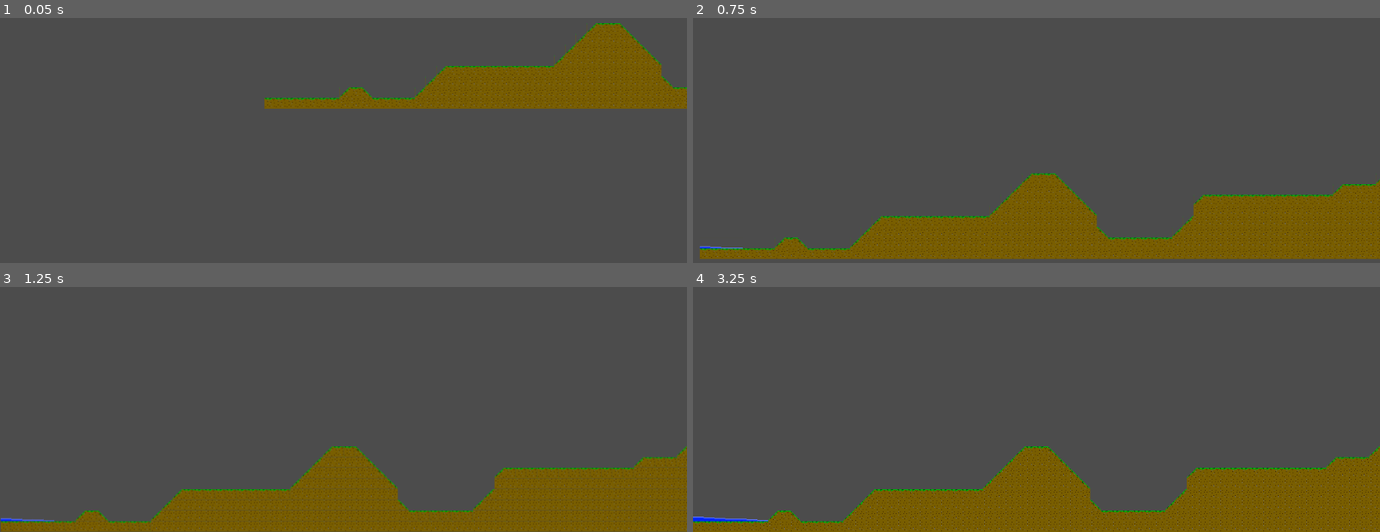
Above: before the commit, frames 1-4 (two rows, left to right).
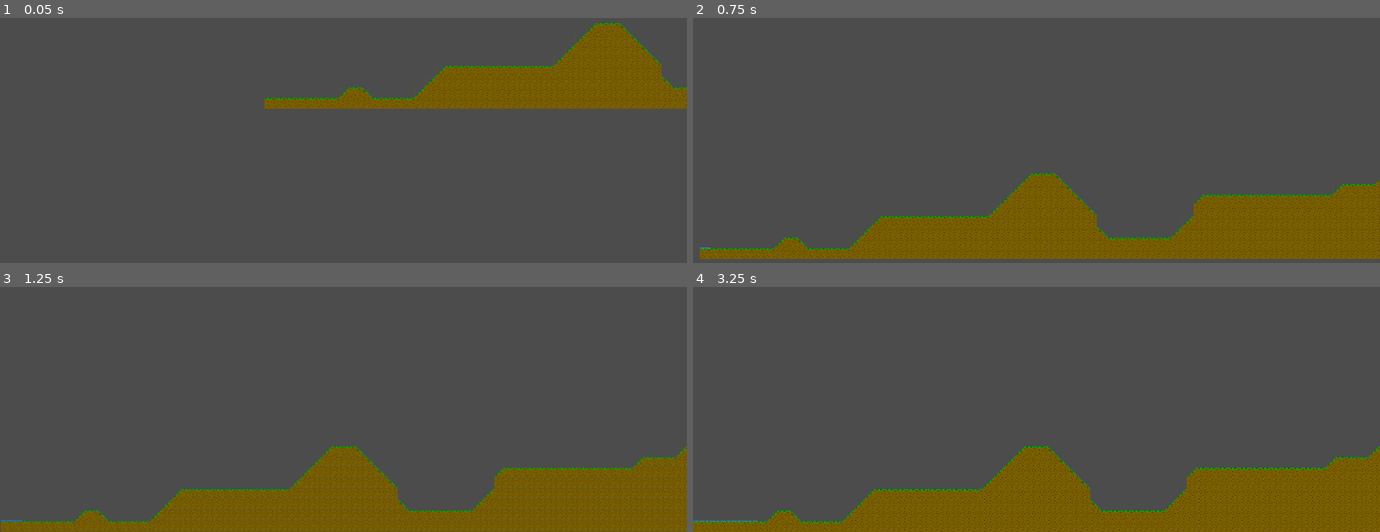
Above: after the commit, the same moments.

Repository: Groogy/LudumDare49
Game: Godot game, scene res://scenes/Game.tscn
Same seed, same stepped clock (60 frames per second), same inputs: the game is played once before the commit and once after it.
Inputs (mouse positions are in pixels of both pictures, inside the frame that each line leads up to):
- Up to frame 1 (0.05 s): no input
- Up to frame 2 (0.75 s): tap Enter at 0.5 s; move the mouse to (1187, 42) at 0.52 s; tap S (camera_down) at 0.6 s
- Up to frame 3 (1.25 s): no input
- Up to frame 4 (3.25 s): move the mouse to (899, 350) at 1.27 s; tap Middle mouse button (camera_drag) at 1.35 s; tap Space at 2 s; move the mouse to (outside the picture) at 2.02 s; tap A (camera_left) at 2.1 s; tap Enter at 2.75 s; move the mouse to (1002, 411) at 2.77 s; tap D (camera_right) at 2.85 s

Frame 1 is identical in both runs. In frame 2, less than 0.1% of the frame differs, in the area x 1-8%, y 93-95%; in frame 3, less than 0.1%; in frame 4, 0.2%, in the area x 0-11%, y 93-96%.

Commit message:
Tweaked flow mechanics

Diff:
--- a/logic/WaterSimulation.gd
+++ b/logic/WaterSimulation.gd
@@ -1,4 +1,7 @@
 extends Node
+
+
+const MAX_DEPTH = 2
 
 
 func _on_simulation() -> void:
@@ -7,14 +10,15 @@
 		_simulate_cell(cell)
 
 
-func _simulate_cell(cell: Vector2) -> void:
+func _simulate_cell(cell: Vector2, depth := 0) -> void:
+	if depth >= MAX_DEPTH: return
 	var manager = get_parent().get_parent()
 	if manager.can_have_more_water(cell.x, cell.y+1):
 		_simulate_gravity(cell)
 	if manager.can_have_more_water(cell.x + 1, cell.y):
-		_simulate_flow(cell, 1)
+		_simulate_flow(cell, 1, depth)
 	if manager.can_have_more_water(cell.x - 1, cell.y):
-		_simulate_flow(cell, -1)
+		_simulate_flow(cell, -1, depth)
 
 
 func _simulate_gravity(cell: Vector2) -> void:
@@ -23,9 +27,12 @@
 	map.add_water_level_at(cell.x, cell.y+1, 1)
 
 
-func _simulate_flow(cell: Vector2, dir: int) -> void:
+func _simulate_flow(cell: Vector2, dir: int, depth := 0) -> void:
 	var map = get_parent()
 	var target = cell + Vector2(dir, 0)
-	if map.get_water_level_at(target.x, target.y) + 1 < map.get_water_level_at(cell.x, cell.y):
+	var my_level = map.get_water_level_at(cell.x, cell.y)
+	var target_level = map.get_water_level_at(target.x, target.y)
+	if my_level > 1 and my_level >= target_level:
 		map.add_water_level_at(cell.x, cell.y, -1)
 		map.add_water_level_at(target.x, target.y, 1)
+		_simulate_cell(cell, depth)
--- a/scenes/WaterMap.tscn
+++ b/scenes/WaterMap.tscn
@@ -257,7 +257,7 @@
 
 [node name="InjectWaterTimer" type="Timer" parent="WaterLogic"]
 process_mode = 0
-wait_time = 0.1
+wait_time = 0.5
 autostart = true
 
 [node name="WaterSimulation" type="Node" parent="."]
